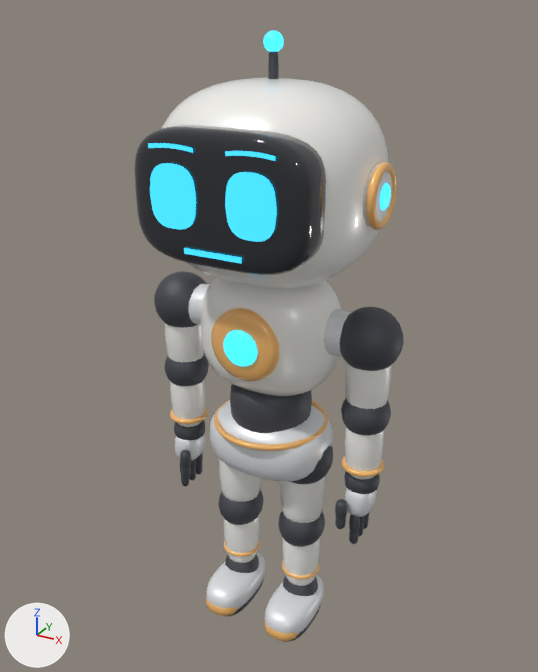
The glTF model assets/models/robot_friendly.raw.glb: old version first, new version second.
The view is the same before and after, from a camera (50 mm lens) standing at (0.809, -1.482, 1.569) and looking at (-0.012, 0.012, 0.822). Every picture has the same lights, and +X, +Y and +Z are marked at lower left. The first picture is the older version.

Objects in the first picture: 'Body_Accent', 'Body_Dark', 'Body_Shell', 'Body_Shell2', 'Brow_L', 'Brow_R', 'Eye_L', 'Eye_R', 'Glow', 'Mouth', 'Visor'.
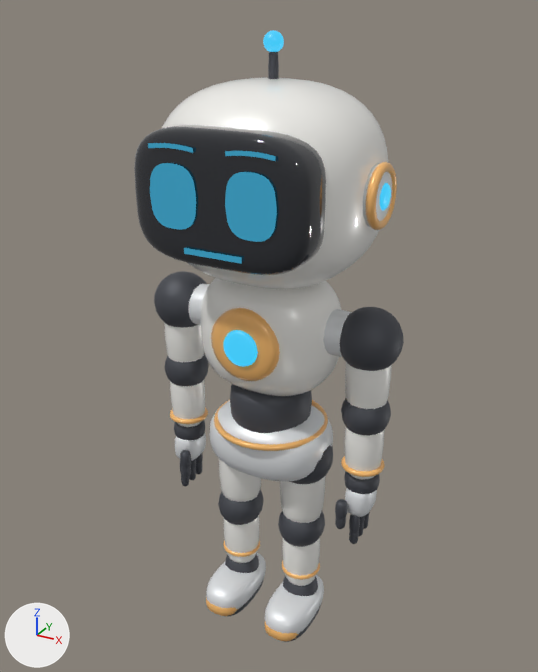
What changed in the scene script:
```text
Change mat_mat_face:
    mat_mat_face.emission_color: (0.04, 0.62, 1.0) -> (0.016, 0.248, 0.4)  # cyan #38ceff -> cyan #2288aa
    mat_mat_face.emission_strength: 1.25 -> 1.0
Change mat_mat_glow:
    mat_mat_glow.emission_strength: 1.6 -> 1.0
```

Changed parts and their boxes [x1, y1, x2, y2] in the pictures (538 x 672 px):
'Eye_L', recoloured, surface changed (darker)
    both: [225, 172, 277, 242]
'Eye_R', recoloured, surface changed (darker)
    both: [150, 163, 196, 230]
'Glow', surface changed
    both: [223, 30, 391, 367]
'Mouth', recoloured, surface changed (darker)
    both: [184, 248, 242, 264]
'Brow_L', recoloured, surface changed (darker)
    both: [225, 151, 275, 161]
'Brow_R', recoloured, surface changed (darker)
    both: [148, 143, 193, 153]
